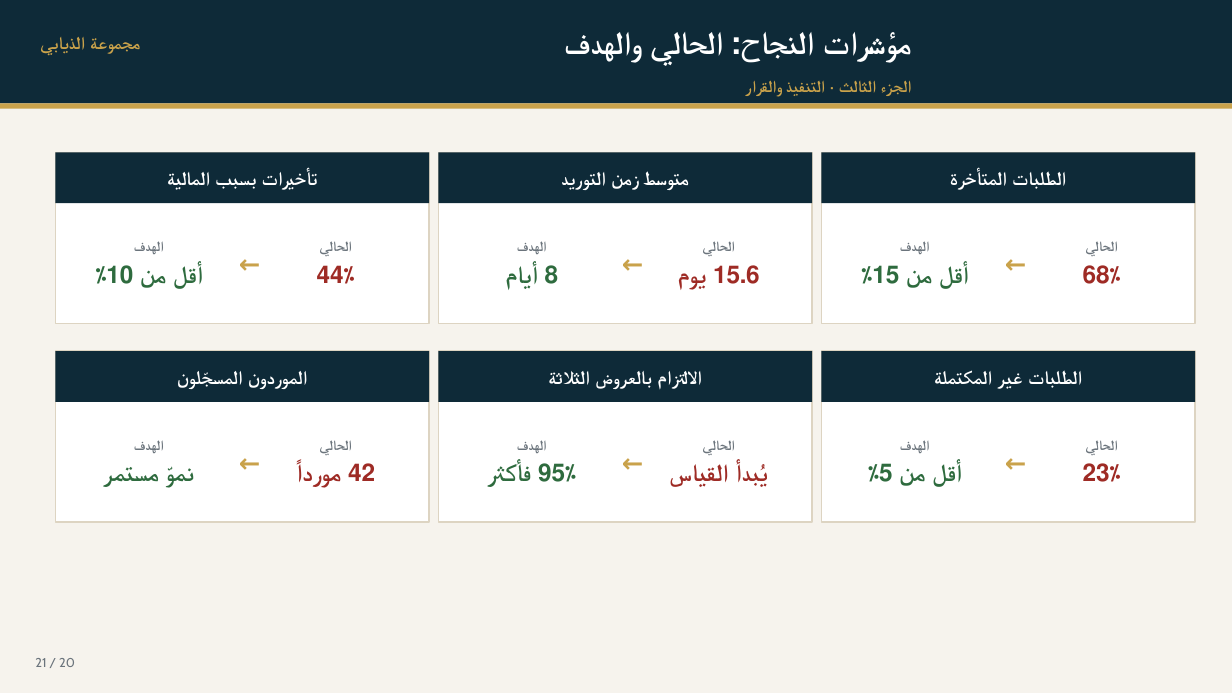
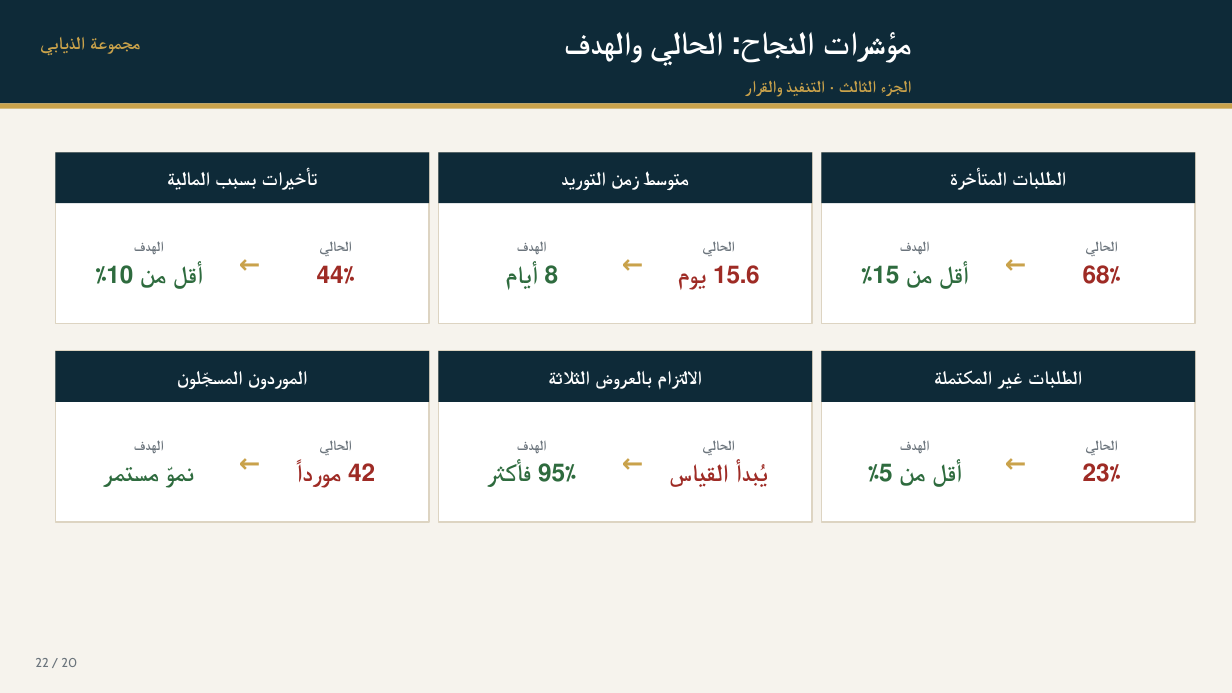
Before and after one commit to 511avolo-dot/MR, a slide deck: slide 22 of docs/procurement-executive-deck.pptx (slide 21 before the commit). Drawn at 1232x693 pixels with LibreOffice and Linux fonts; fonts in the diff are those of the drawing. Boxes give left, top, right and bottom in pixels: in the first picture for what was removed or moved away, otherwise in the second. Text is boxed around its words. In the diff, an @@ line names an element or a change of style, - is before the commit and + after.

```diff
--- a/docs/procurement-executive-deck.pptx
+++ b/docs/procurement-executive-deck.pptx
@@ text at [35,658,77,667]: text changed @@
-21 / 20
+22 / 20
```
Also in this commit, not shown: 10 other slides changed, 1 slide added, 3 other files.
